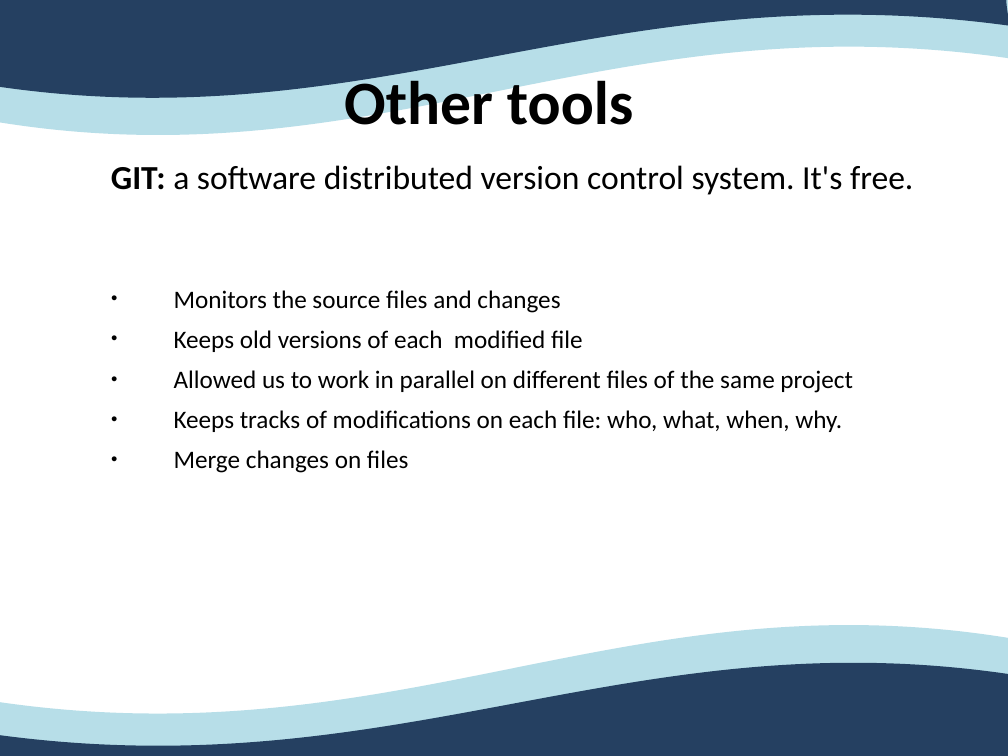
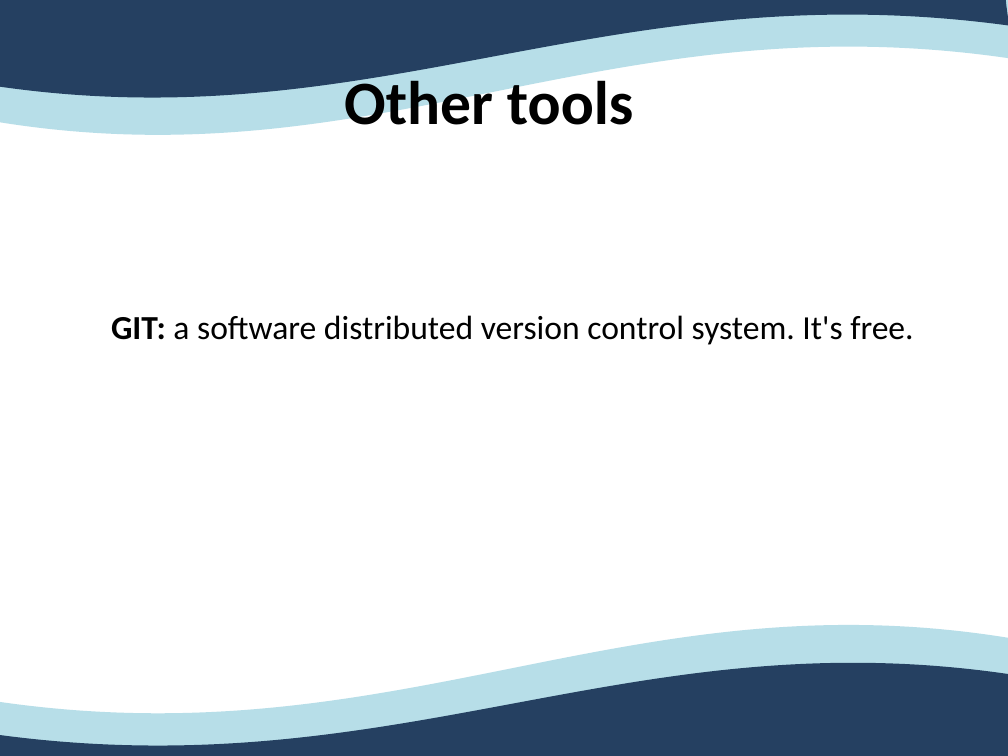
Before and after one commit to Ovan33/Immobilier, a slide deck: slide 9 of docs/Rapport/ProjetTuteureAnglais.ppt. Drawn at 1008x756 pixels with LibreOffice and Linux fonts; fonts in the diff are those of the drawing. Boxes give left, top, right and bottom in pixels: in the first picture for what was removed or moved away, otherwise in the second. Text is boxed around its words. In the diff, an @@ line names an element or a change of style, - is before the commit and + after.

Commit message:
Nouveaux screen pour rapport Nouvelle version du rapport Modification du ppt pour la présentation anglais

```diff
--- a/docs/Rapport/ProjetTuteureAnglais.ppt
+++ b/docs/Rapport/ProjetTuteureAnglais.ppt
@@ freeform shape at (0, 0, 1008, 135): outline redrawn @@
@@ text at (174, 290, 852, 473): paragraphs removed @@
-  ● Monitors the source files and changes
-  ● Keeps old versions of each modified file
-  ● Allowed us to work in parallel on different files of the same project
-  ● Keeps tracks of modifications on each file: who, what, when, why.
-  ● Merge changes on files
```
Also in this commit, not shown: 23 other slides changed, 1 slide added, 1 slide removed, 10 other files.
